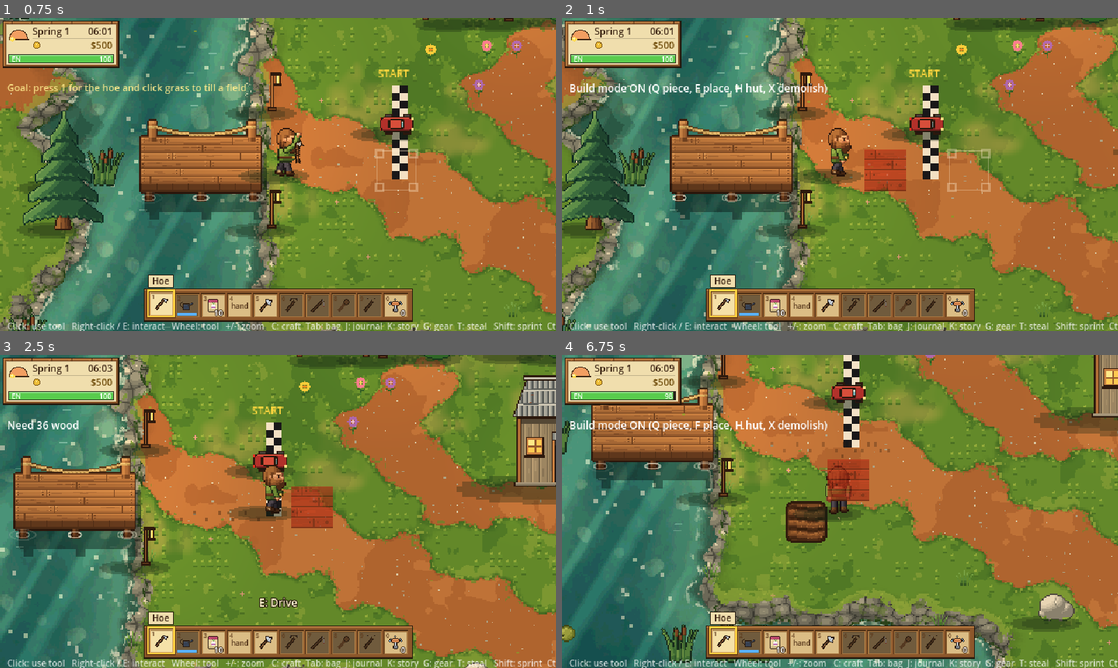
Above: before the commit, frames 1-4 (two rows, left to right).
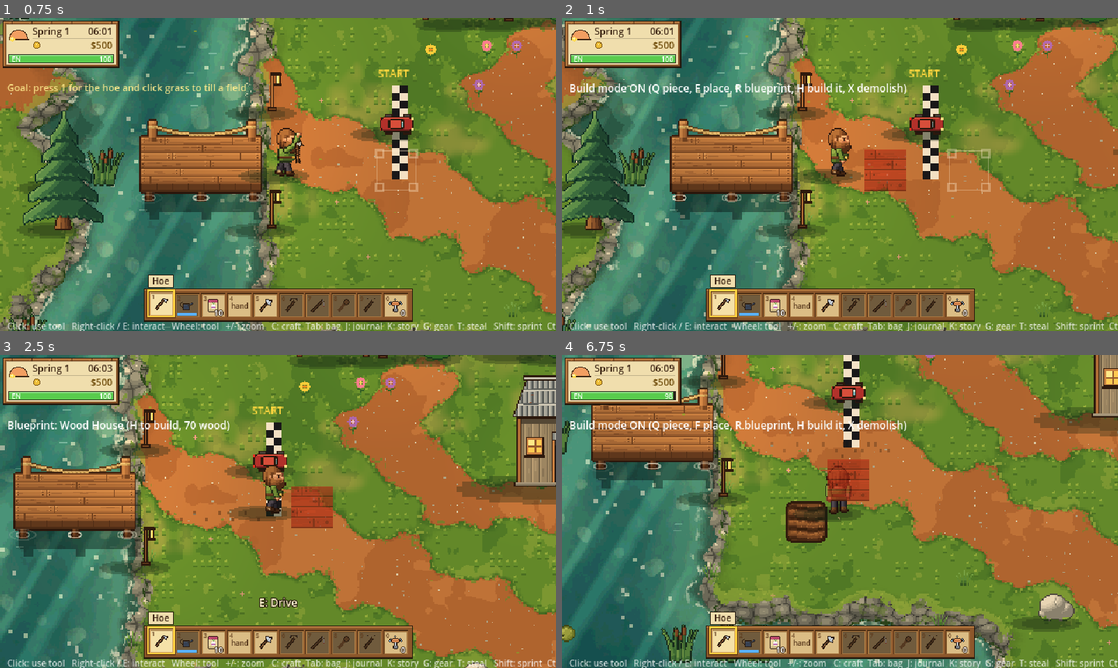
Above: after the commit, the same moments.

Repository: tralesmile/Starstead
Game: Godot game, scene res://scenes/main.tscn
Same seed, same stepped clock (60 frames per second), same inputs: the game is played once before the commit and once after it.
Inputs (mouse positions are in pixels of both pictures, inside the frame that each line leads up to):
- Up to frame 1 (0.75 s): tap Enter (ui_accept) at 0.5 s; move the mouse to (400, 158) at 0.52 s; hold D (move_right) from 0.53 s (still down); tap R at 0.6 s; click (400, 158) at 0.67 s
- Up to frame 2 (1 s): keep holding D (move_right); tap Enter (ui_accept) at 0.77 s; tap B at 0.8 s
- Up to frame 3 (2.5 s): release D (move_right) at 1.25 s; drag from (166, 527) to (250, 574) at 1.27 s; move the mouse to (333, 442) at 2.02 s; hold D (move_right) from 2.03 s (still down); tap H at 2.1 s; tap R at 2.3 s
- Up to frame 4 (6.75 s): release D (move_right) at 2.75 s; drag from (812, 574) to (673, 464) at 2.77 s; move the mouse to (1006, 558) at 3.52 s; hold A (move_left) 3.53-4.25 s; hold Ctrl (sneak) 3.53-4.25 s; tap Enter (ui_accept) at 3.77 s; tap H at 3.8 s; drag from (673, 464) to (756, 433) at 4.27 s; move the mouse to (867, 511) at 5.02 s; hold S (move_down) 5.03-5.75 s; hold F (use_tool) 5.03-5.75 s; click (867, 511) at 5.17 s; tap B at 5.3, 6.6 s; drag from (756, 433) to (728, 527) at 5.77 s; move the mouse to (962, 495) at 6.52 s; hold W (move_up) from 6.53 s (still down)

Frame 1 is identical in both runs. In frame 2, 0.5% of the frame differs, in the area x 31-62%, y 20-25%; in frame 3, 0.6%, in the area x 1-42%, y 20-25%; in frame 4, 0.5%.

Commit message:
Building: Wood House and Animal Pen blueprints, R cycles blueprints (tested)
Co-Authored-By: Claude Sonnet 5.5 <noreply@anthropic.com>
Claude-Session: https://claude.ai/code/session_017bdCPVB4tZBRoRkT4Nmidi

Diff:
--- a/scripts/build_model.gd
+++ b/scripts/build_model.gd
@@ -76,7 +76,31 @@
 			[0, 2, "wall"], [1, 2, "door"], [2, 2, "wall"],
 		],
 	},
+	"house": {
+		"name": "Wood House",
+		"cells": [
+			[0, 0, "wall"], [1, 0, "wall"], [2, 0, "wall"], [3, 0, "wall"],
+			[4, 0, "wall"], [0, 1, "wall"], [1, 1, "floor"], [2, 1, "floor"],
+			[3, 1, "floor"], [4, 1, "wall"], [0, 2, "wall"], [1, 2, "floor"],
+			[2, 2, "floor"], [3, 2, "floor"], [4, 2, "wall"], [0, 3, "wall"],
+			[1, 3, "wall"], [2, 3, "door"], [3, 3, "wall"], [4, 3, "wall"],
+		],
+	},
+	"pen": {
+		"name": "Animal Pen",
+		"cells": [
+			[0, 0, "fence"], [1, 0, "fence"], [2, 0, "fence"], [3, 0, "fence"],
+			[4, 0, "fence"], [5, 0, "fence"], [0, 1, "fence"], [5, 1, "fence"],
+			[0, 2, "fence"], [5, 2, "fence"], [0, 3, "fence"], [5, 3, "fence"],
+			[0, 4, "fence"], [1, 4, "fence"], [2, 4, "door"], [3, 4, "fence"],
+			[4, 4, "fence"], [5, 4, "fence"],
+		],
+	},
 }
+const BLUEPRINT_ORDER := ["hut", "house", "pen"]
+
+static func next_blueprint(cur: String) -> String:
+	return BLUEPRINT_ORDER[(BLUEPRINT_ORDER.find(cur) + 1) % BLUEPRINT_ORDER.size()]
 
 func blueprint_cost(name: String) -> Dictionary:
 	var total := {}
--- a/scripts/build_view.gd
+++ b/scripts/build_view.gd
@@ -113,6 +113,8 @@
 		var s: Sprite2D = _roofs[c]
 		s.modulate.a = move_toward(s.modulate.a, want, d * 4.0)
 
+var blueprint := "hut"
+
 func stamp_blueprint(name: String) -> void:
 	## Place the blueprint with its centre-top at the faced cell; only if every cell is free and dry.
 	var o := target() - Vector2i(1, 0)
@@ -154,7 +156,7 @@
 	if e is InputEventKey and e.pressed and not e.echo:
 		if e.keycode == KEY_B:
 			active = not active
-			message.emit("Build mode ON (Q piece, F place, H hut, X demolish)" if active else "Build mode off")
+			message.emit("Build mode ON (Q piece, F place, R blueprint, H build it, X demolish)" if active else "Build mode off")
 			return true
 		if not active:
 			return false
@@ -162,8 +164,12 @@
 			idx = (idx + 1) % BuildModel.PIECES.size()
 			message.emit(GameState.build.defs[piece()].name)
 			return true
+		if e.keycode == KEY_R:
+			blueprint = BuildModel.next_blueprint(blueprint)
+			message.emit("Blueprint: %s (H to build, %d wood)" % [BuildModel.BLUEPRINTS[blueprint].name, int(GameState.build.blueprint_cost(blueprint).get("wood", 0))])
+			return true
 		if e.keycode == KEY_H:
-			stamp_blueprint("hut")
+			stamp_blueprint(blueprint)
 			return true
 		if e.keycode == KEY_X:
 			var c := target()
--- a/scripts/demo_flags.gd
+++ b/scripts/demo_flags.gd
@@ -1,7 +1,7 @@
 class_name DemoFlags
 extends RefCounted
 ## Screenshot/QA helpers: command-line flags after `--` (see tools/check.sh and docs/RUNBOOK.md). Kept out of main.gd.
-## `m` is the Main node. Flags: --car-demo --race-demo --hut-demo --build-demo --enter-demo=KIND --sports-demo=MODE --fish-demo --chop-demo
+## `m` is the Main node. Flags: --car-demo --race-demo --hut-demo --blueprint-demo --build-demo --enter-demo=KIND --sports-demo=MODE --fish-demo --chop-demo
 ## --farm-demo --fx-demo --journal-demo --pot-demo --chest-demo --garage-demo --cook-demo --bag-demo --levelup-demo
 ## --craft-demo --crime-demo (use with --at= in Port Halden) --drops-demo --mouse-demo --swing-demo (plus --hour=H --season=N --zoom=N --at=x,y --rain --fog --storm in main.gd).
 
@@ -33,6 +33,14 @@
 		m.player.position += Vector2(160, 0)
 		m.player.facing = PlayerMath.Facing.RIGHT
 		m.build_view.stamp_blueprint("hut")
+	if "--blueprint-demo" in OS.get_cmdline_user_args():  # screenshot helper: the house and the animal pen side by side
+		GameState.bag.add("wood", 400)
+		m.player.facing = PlayerMath.Facing.RIGHT
+		m.player.position += Vector2(96, -64)
+		m.build_view.stamp_blueprint("house")
+		m.player.position += Vector2(224, 0)
+		m.build_view.stamp_blueprint("pen")
+		m.player.position -= Vector2(256, -128)
 	if "--build-demo" in OS.get_cmdline_user_args():  # screenshot helper: a little house next to the m.player
 		GameState.bag.add("wood", 99)
 		var o := Vector2i(floori(m.player.position.x / 32.0), floori(m.player.position.y / 32.0)) + Vector2i(2, -3)
--- a/tests/test_build.gd
+++ b/tests/test_build.gd
@@ -37,3 +37,29 @@
 	check(m.remove_piece(Vector2i(3, 4), b))
 	check_eq(b.count("wood"), 7)
 	check(not m.remove_piece(Vector2i(3, 4), b))
+
+func test_blueprints_cycle_and_cost() -> void:
+	check_eq(BuildModel.next_blueprint("hut"), "house")
+	check_eq(BuildModel.next_blueprint("pen"), "hut")
+	var bm := BuildModel.new(DataDB.load_json("build"))
+	for k in BuildModel.BLUEPRINTS:
+		var seen := {}
+		for e in BuildModel.BLUEPRINTS[k].cells:
+			var c := Vector2i(int(e[0]), int(e[1]))
+			check(not seen.has(c), "%s: no duplicate cell %s" % [k, str(c)])
+			seen[c] = true
+			check(bm.defs.has(str(e[2])), "%s: known piece" % k)
+		check(int(bm.blueprint_cost(k).get("wood", 0)) > 0)
+
+func test_house_is_enclosed_and_pen_is_sealed() -> void:
+	var bm := BuildModel.new(DataDB.load_json("build"))
+	var bag := Inventory.new()
+	bag.add("wood", 500)
+	var o := Vector2i(10, 10)
+	check(bm.stamp("house", o, bag) > 15)
+	check(bm.is_enclosed(o + Vector2i(1, 1)), "house interior is sealed")
+	check_eq(bm.placed[o + Vector2i(2, 3)], "door")
+	var bm2 := BuildModel.new(DataDB.load_json("build"))
+	bm2.stamp("pen", o, bag)
+	check(bm2.is_solid(o + Vector2i(0, 2)), "pen fence blocks")
+	check(bm2.is_enclosed(o + Vector2i(2, 2)), "pen interior is closed off")
Not shown, changed: docs/PLAN.md
Not shown, changed: tools/check.sh
